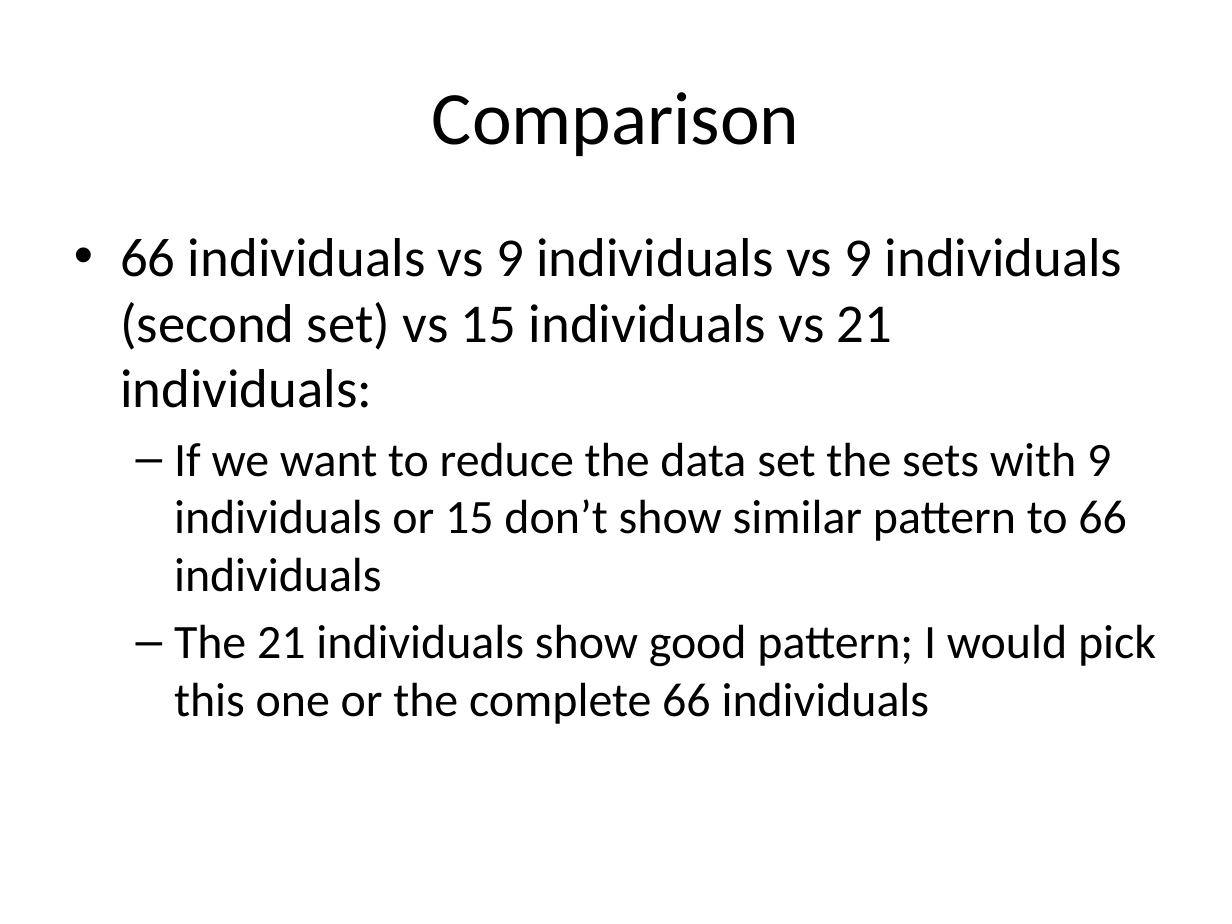
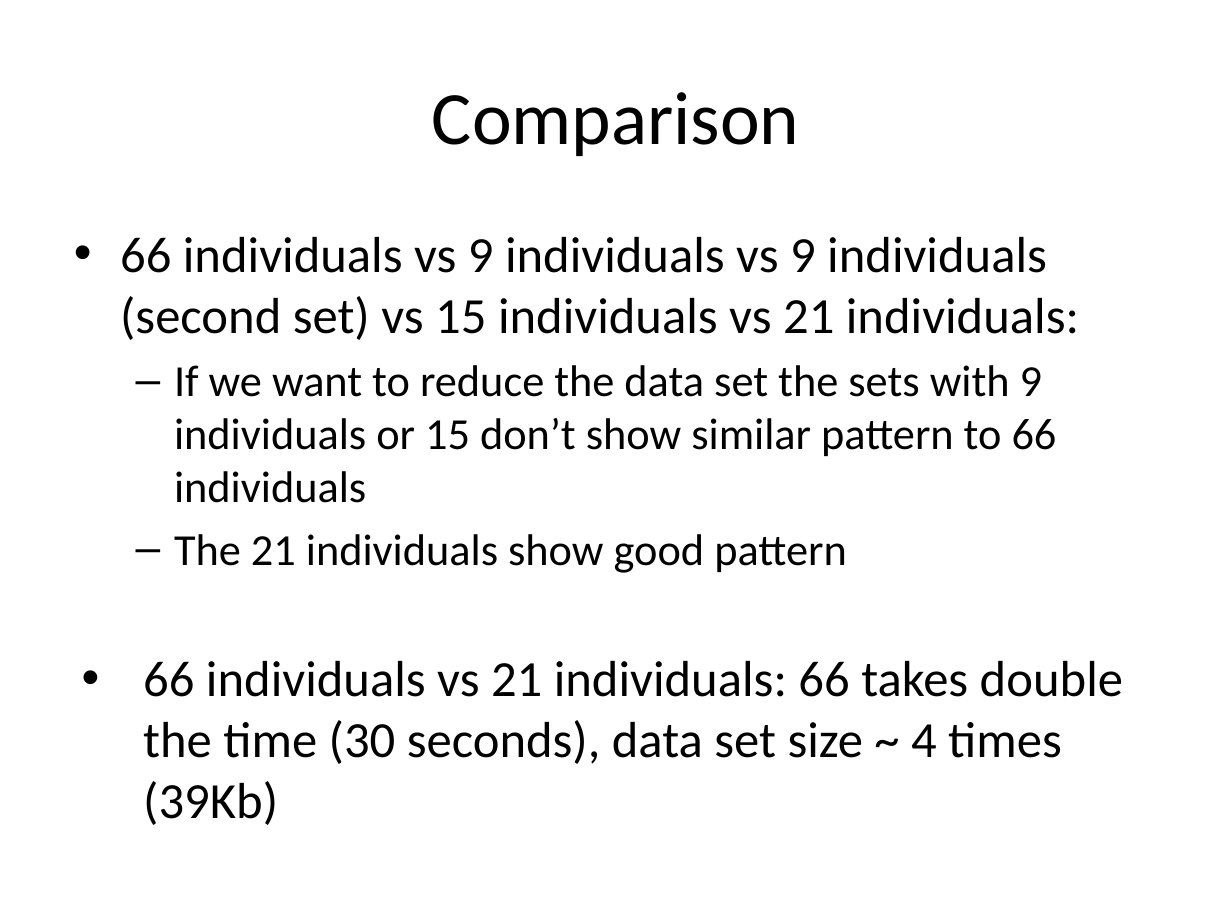
Before and after one commit to stephenslab/multiseq, a slide deck: slide 8 of local/OAS1vignette/OAS1Vignette.pptx. Drawn at 1232x924 pixels with LibreOffice and Linux fonts; fonts in the diff are those of the drawing. Boxes give left, top, right and bottom in pixels: in the first picture for what was removed or moved away, otherwise in the second. Text is boxed around its words. In the diff, an @@ line names an element or a change of style, - is before the commit and + after.

```diff
--- a/local/OAS1vignette/OAS1Vignette.pptx
+++ b/local/OAS1vignette/OAS1Vignette.pptx
@@ text at bbox=[120, 237, 1079, 503]: size 32 to 29.6 pt in "66 individuals vs 9 individuals vs 9 ..."; size 28 to 25.9 pt in "If we want to reduce the data ..." @@
@@ text at bbox=[143, 534, 1123, 825]: text changed; size 28 to 29.6 pt @@
-  – The 21 individuals show good pattern; I would pick this one or the complete 66 individuals
+  – The 21 individuals show good pattern
+• 66 individuals vs 21 individuals: 66 takes double the time (30 seconds), data set size ~ 4 times (39Kb)
```
Also in this commit, not shown: 4 other slides changed.
